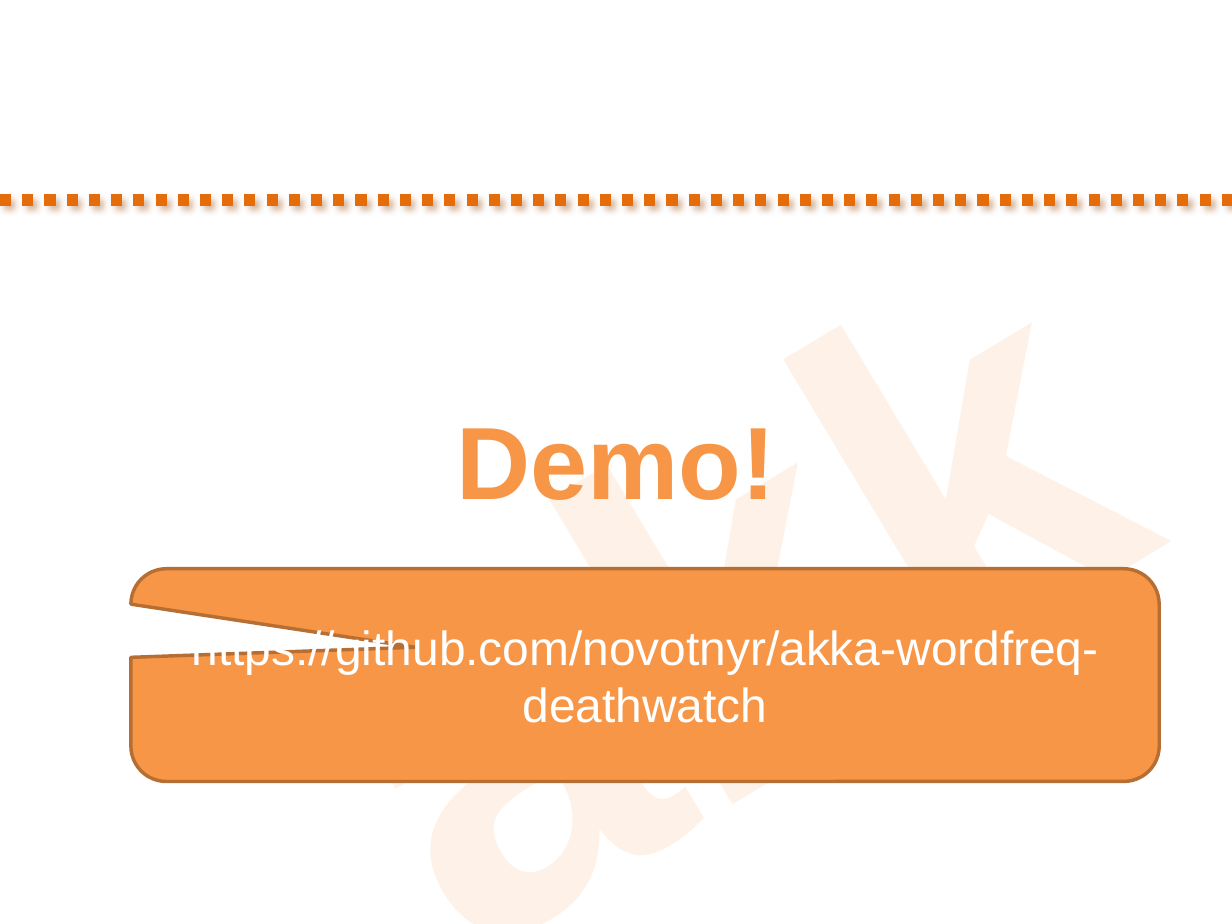
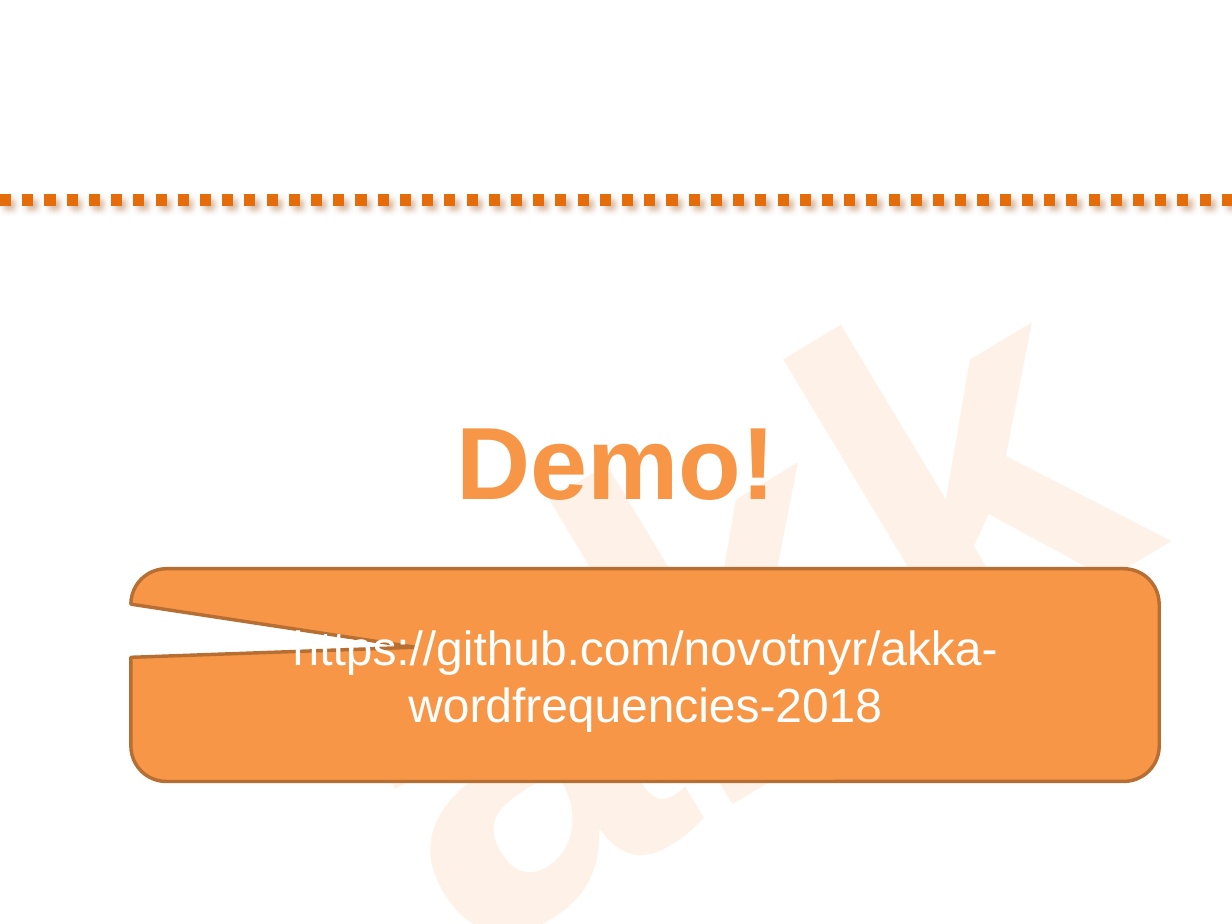
Before and after one commit to novotnyr/kopr-portal, a slide deck: slide 51 of slides/kopr-actors-akka.pptx (slide 44 before the commit). Drawn at 1232x924 pixels with LibreOffice and Linux fonts; fonts in the diff are those of the drawing. Boxes give left, top, right and bottom in pixels: in the first picture for what was removed or moved away, otherwise in the second. Text is boxed around its words. In the diff, an @@ line names an element or a change of style, - is before the commit and + after.

```diff
--- a/slides/kopr-actors-akka.pptx
+++ b/slides/kopr-actors-akka.pptx
@@ text in rounded speech box at <box>293,627,998,732</box>: text changed @@
-https://github.com/novotnyr/akka-wordfreq-deathwatch
+https://github.com/novotnyr/akka-wordfrequencies-2018
```
Also in this commit, not shown: 10 other slides changed, 8 slides added, 10 slides removed, 1 other file.
